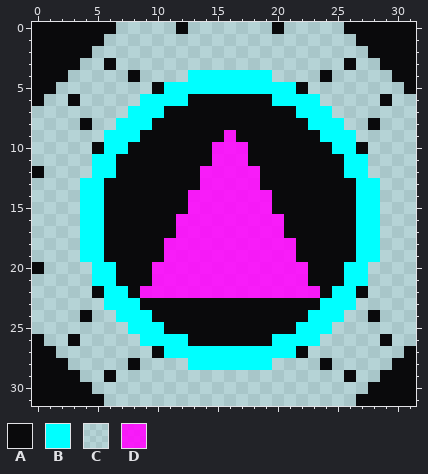
Pixel-art sprite: assets/favicon.png. The picture above is the old version.
The file is 32x32 pixels.
Palette (. is transparent): A #0a0a0c  B #00ffff  C #00ffff1e  D #ff00ffdc
The result:
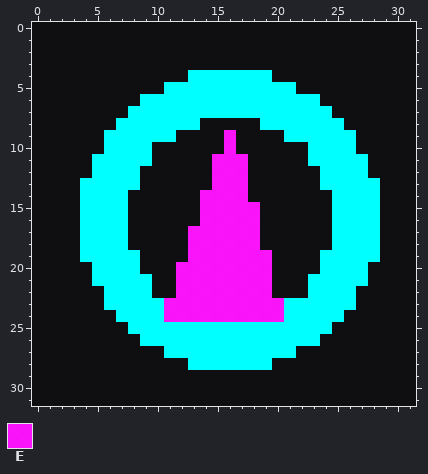
Colours new in this view: E #ff00ffe6
Edits made:
Colour C changes from #00ffff1e to #0f0f12.
Colour A gives way to colour B in row 6 at x 13 to 19; in row 7 at x 11 to 21; in row 8 at x 10 to 13 and 19 to 22; in row 9 at x 9 to 11 and 21 to 23; in row 10 at x 8 to 9 and 23 to 24; in row 11 at x 7 to 9 and 23 to 25.
Colour A gives way to colour B in row 12 at x 7 to 8 and 24 to 25; in row 13 at x 6 to 8 and 24 to 26; in rows 14 to 18 at x 6 to 7 and 25 to 26; in row 19 at x 6 to 8 and 24 to 26; in row 20 at x 7 to 8 and 24 to 25; in row 21 at x 7 to 9 and 23 to 25.
Colour A gives way to colour B in row 22 at x 8 and 24; in row 23 at x 9 to 10 and 21 to 23; in row 24 at x 10 and 21 to 22; in row 25 at x 11 to 21; in row 26 at x 13 to 19.
Colour D gives way to colour B in row 22 at x 9 and 23.
Colour A gives way to colour C in row 0 at x 0 to 6, 12, 20 and 26 to 31; in row 1 at x 0 to 5 and 27 to 31; in row 2 at x 0 to 4 and 28 to 31; in row 3 at x 0 to 3, 6, 26 and 29 to 31; in row 4 at x 0 to 2, 8, 24 and 30 to 31; in row 5 at x 0 to 1, 10, 22 and 31.
Colour A gives way to colour C in row 6 at x 0, 3 and 29; in row 8 at x 4, 14 to 18 and 28; in row 9 at x 12 to 15 and 17 to 20; in row 10 at x 5, 10 to 14, 18 to 22 and 27; in row 11 at x 10 to 14 and 18 to 22; in row 12 at x 0, 9 to 13 and 19 to 23.
Colour A gives way to colour C in row 13 at x 9 to 13 and 19 to 23; in rows 14 to 15 at x 8 to 12 and 20 to 24; in rows 16 to 17 at x 8 to 11 and 21 to 24; in row 18 at x 8 to 10 and 22 to 24; in row 19 at x 9 to 10 and 22 to 23; in row 20 at x 0, 9 and 23.
Colour A gives way to colour C in row 22 at x 5 and 27; in row 24 at x 4 and 28; in row 26 at x 0, 3 and 29; in row 27 at x 0 to 1, 10, 22 and 31; in row 28 at x 0 to 2, 8, 24 and 30 to 31; in row 29 at x 0 to 3, 6, 26 and 29 to 31.
Colour A gives way to colour C in row 30 at x 0 to 4 and 28 to 31; in row 31 at x 0 to 5 and 27 to 31.
Colour D gives way to colour C in row 10 at x 15 and 17; in rows 12 to 13 at x 14 and 18; in row 14 at x 13 and 18 to 19; in row 15 at x 13 and 19; in row 16 at x 12 to 13 and 19 to 20; in row 17 at x 12 and 19 to 20.
Colour D gives way to colour C in row 18 at x 11 to 12 and 19 to 21; in row 19 at x 11 to 12 and 20 to 21; in rows 20 to 22 at x 10 to 11 and 20 to 22.
Colour A gives way to colour E in rows 23 to 24 at x 11 to 20.
Colour D gives way to colour E in rows 9 to 10 at x 16; in rows 11 to 13 at x 15 to 17; in row 14 at x 14 to 17; in rows 15 to 16 at x 14 to 18; in rows 17 to 18 at x 13 to 18; in row 19 at x 13 to 19.
Colour D gives way to colour E in rows 20 to 22 at x 12 to 19.
Pixel boxes of the changes (left, top, right, bottom) in both pictures:
changed: (32, 22, 416, 406)
